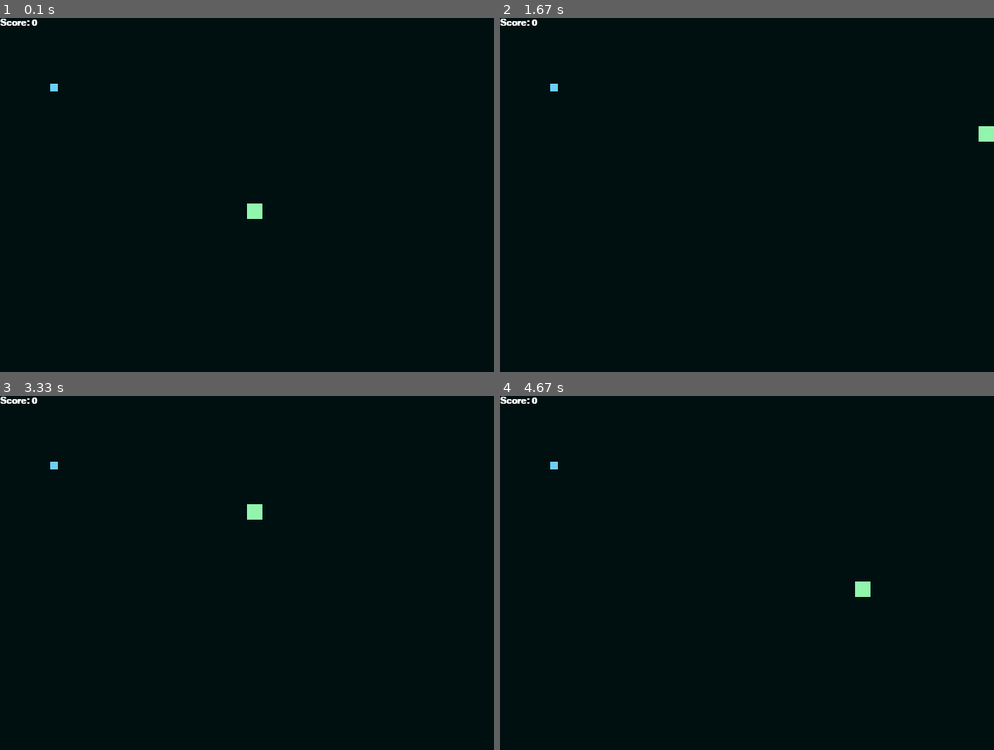
Above: before the commit, frames 1-4 (two rows, left to right).
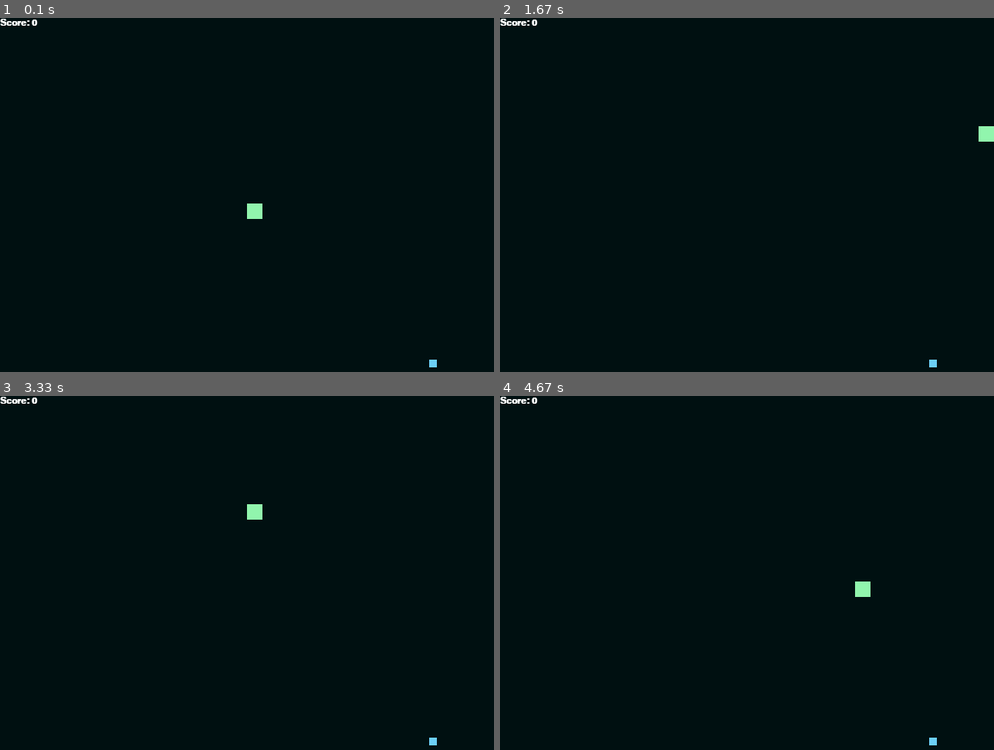
Above: after the commit, the same moments.

Repository: HoweZae/pygame
Game: pygame game, started from snake/main.py
The game is run twice, just before and just after one commit, with the same random seed, the same clock (stepped at 60 frames per second) and the same inputs.
Inputs:
- Up to frame 1 (0.1 s): no input
- Up to frame 2 (1.67 s): hold D 0.33-0.8 s; hold W 0.83-1.13 s; hold D 1.17-1.63 s
- Up to frame 3 (3.33 s): hold A 1.67-2.2 s; hold S 2.23-2.53 s; hold A 2.57-2.97 s; hold W from 3 s (still down)
- Up to frame 4 (4.67 s): release W at 3.37 s; hold D 3.4-4.03 s; hold S 4.07-4.43 s; hold A from 4.47 s (still down)

The runs differ from the first frame. In frame 1, less than 0.1% of the frame differs, in the area x 10-89%, y 18-99%; in frame 2, less than 0.1%; in frame 3, less than 0.1%; in frame 4, less than 0.1%.

Commit message:
few changes

Diff:
--- a/snake/main.py
+++ b/snake/main.py
@@ -1,6 +1,24 @@
 import pygame
 import time
 import random
+
+# SNAKE CLASS (to be continued)
+class Snake:
+    def __init__(self, color, size, body, bodylength, x, y):
+        self.color = color
+        self.size = size
+        self.body = body
+        self.bodylength = bodylength
+        self.x = x
+        self.y = y
+
+    def render(self):
+        for e in self.body:
+            pass
+
+    def lengthen(self):
+        self.size += 1
+        pass
 
 # INITIALIZATION OF GLOBAL CONSTANTS
 # colors:
@@ -39,7 +57,7 @@
 # INITIALIZATION OF GAME PARAMETERS
 CLOCK = pygame.time.Clock()
 SCREEN = pygame.display.set_mode((scr_width, scr_height))
-FONT_DEFAULT = pygame.font.SysFont("SF Mono", 18, bold=True)
+FONT_DEFAULT = pygame.font.SysFont("SF Mono", 18, bold = True)
 
 # GAME FUNCTIONS
 def message(type, s):
@@ -47,6 +65,11 @@
     msg = FONT_DEFAULT.render(s, True, color)
     SCREEN.blit(msg, [x, y])
     pygame.display.update()
+
+def generateFood():
+    x = (random.randint(20, (scr_width-s_size) // 20) * 19) + 5
+    y = (random.randint(20, (scr_height-s_size) // 20) * 19) + 5
+    return x, y
 
 # GAME MAIN
 def main():
@@ -57,12 +80,9 @@
 
     s_score = 0
     s_bodylength = 1
-    s_foodx = (random.randint(0, (scr_width-s_size) // 20) * 20) + 5
-    s_foody = (random.randint(0, (scr_height-s_size) // 20) * 20) + 5
+    s_foodx, s_foody = generateFood()
 
     s_body = []
-
-    print(s_foodx, s_foody)
 
     while True:
         # quit option
@@ -74,13 +94,17 @@
 
             if event.type == pygame.KEYDOWN:
                 if (event.key == pygame.K_a):
-                    s_dx, s_dy = -s_speed, 0
+                    s_dx = -s_speed
+                    s_dy = 0
                 elif (event.key == pygame.K_d):
-                    s_dx, s_dy = s_speed, 0
+                    s_dx = s_speed
+                    s_dy = 0
                 elif (event.key == pygame.K_w):
-                    s_dx, s_dy = 0, -s_speed
+                    s_dx = 0
+                    s_dy = -s_speed
                 elif (event.key == pygame.K_s):
-                    s_dx, s_dy = 0, s_speed
+                    s_dx = 0
+                    s_dy = s_speed
                 elif (event.key == pygame.K_ESCAPE):
                     pygame.quit()
                     quit()
@@ -103,13 +127,17 @@
         # INITIALIZATION OF GRAPHICS
         SCREEN.fill(c_bg)
         message("score", "Score: " + str(s_score))
+
+        # draw food
         pygame.draw.rect(SCREEN, c_food, [s_foodx, s_foody, s_foodsize, s_foodsize])
 
+        # draw snake; inefficient, should use classes
         for x,y in s_body:
             pygame.draw.rect(SCREEN, c_snake, [x, y, s_size, s_size])
 
         # score condition
         if (s_posx in range(s_foodx - s_size//2 - 1, s_foodx)) and (s_posy in range(s_foody - s_size//2 - 1, s_foody)):
+            s_foodx, s_foody = generateFood()
             s_score += 1
             s_bodylength += 1
 
